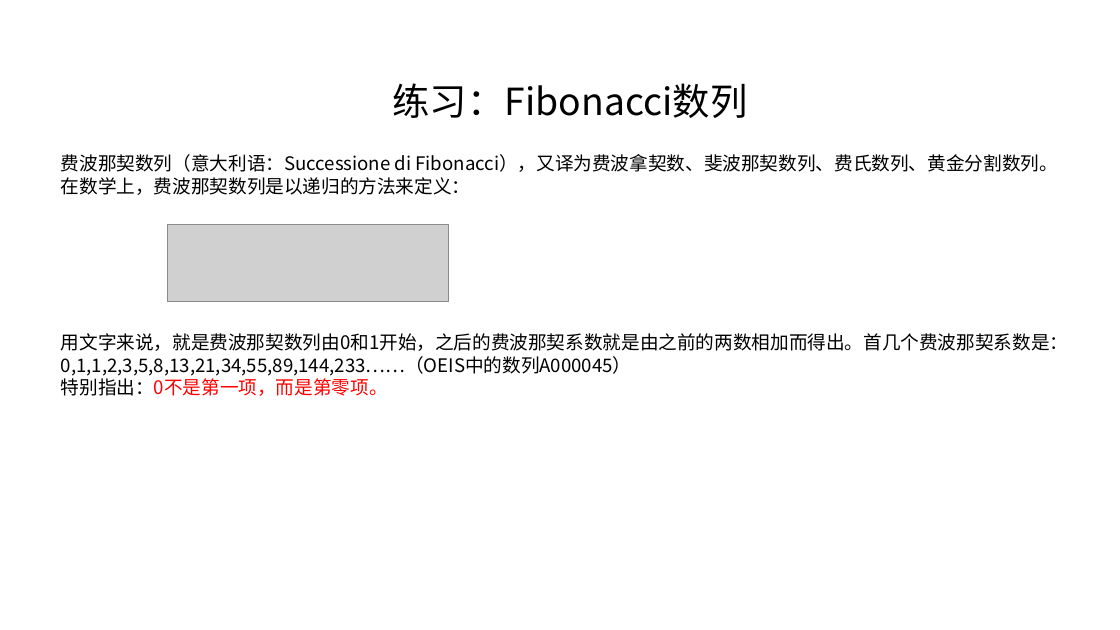
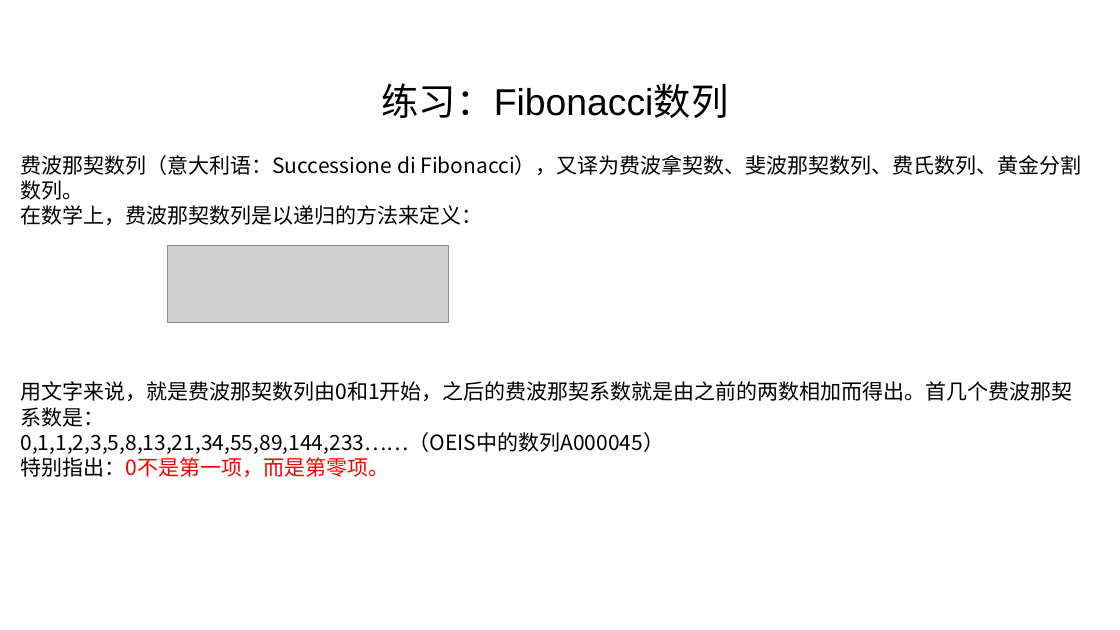
Before and after one commit to linkknown/PPT, a slide deck: slide 5 of 基础PPT/第11章：Java泛型简介.pptx. Drawn at 1120x630 pixels with LibreOffice and Linux fonts; fonts in the diff are those of the drawing; grey boxes stand for pictures; background and template pictures are left out. Boxes give left, top, right and bottom in pixels: in the first picture for what was removed or moved away, otherwise in the second. Text is boxed around its words. In the diff, an @@ line names an element or a change of style, - is before the commit and + after.

```diff
--- a/基础PPT/第11章：Java泛型简介.pptx
+++ b/基础PPT/第11章：Java泛型简介.pptx
@@ text "练习：Fibonacci数列": place and size @@
-text "练习：Fibonacci数列" at box(393, 83, 748, 118)
+text "练习：Fibonacci数列" at box(382, 83, 729, 118)
@@ text "练习：Fibonacci数列" at box(382, 83, 729, 118): font Noto Sans CJK SC to Arial in "练习：Fibonacci数列"; alignment left to centre @@
@@ text "费波那契数列（意大利语：Successione di Fibonacci），又译为费波拿契数、斐波那契数列、费氏数列、黄 ...": place and size @@
-text "费波那契数列（意大利语：Successione di Fibonacci），又译为费波拿契数、斐波那契数列、费氏数列、黄 ..." at box(61, 154, 1068, 396)
+text "费波那契数列（意大利语：Successione di Fibonacci），又译为费波拿契数、斐波那契数列、费氏数列、黄 ..." at box(20, 155, 1081, 477)
@@ text "费波那契数列（意大利语：Successione di Fibonacci），又译为费波拿契数、斐波那契数列、费氏数列、黄 ..." at box(20, 155, 1081, 477): size 16 to 18 pt @@
@@ picture: place and size @@
-picture at box(167, 224, 449, 302)
+picture at box(167, 245, 449, 323)
```
Also in this commit, not shown: 7 other slides changed, 2 slides added, 11 slides removed, 1 other file.
